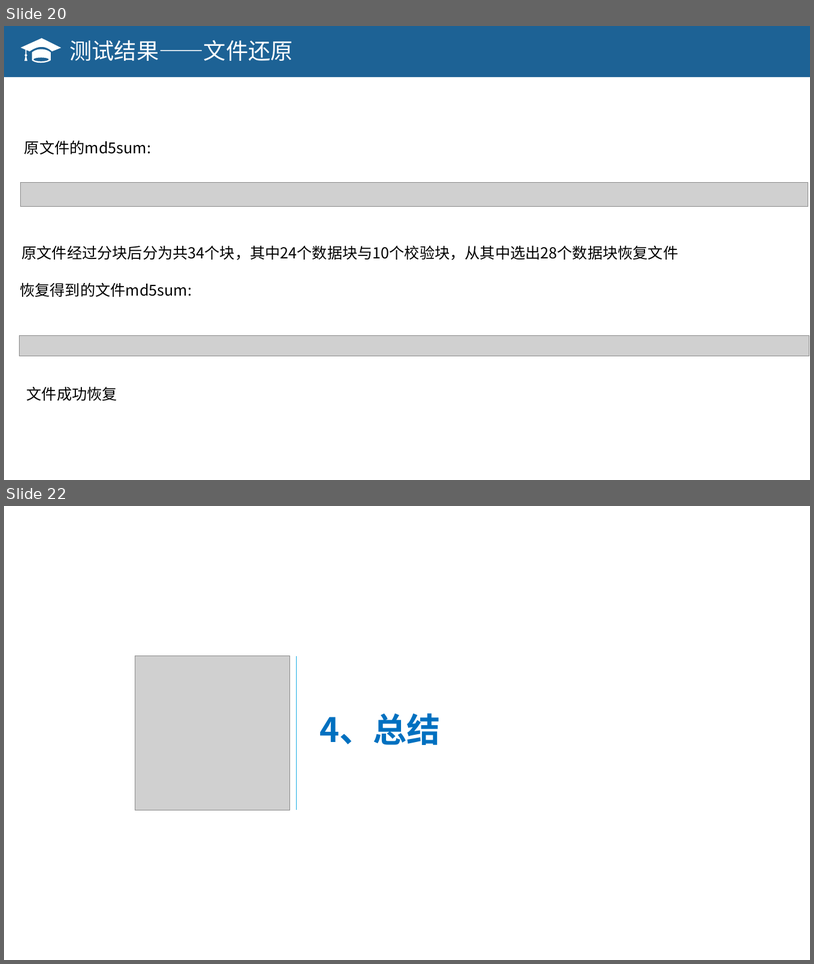
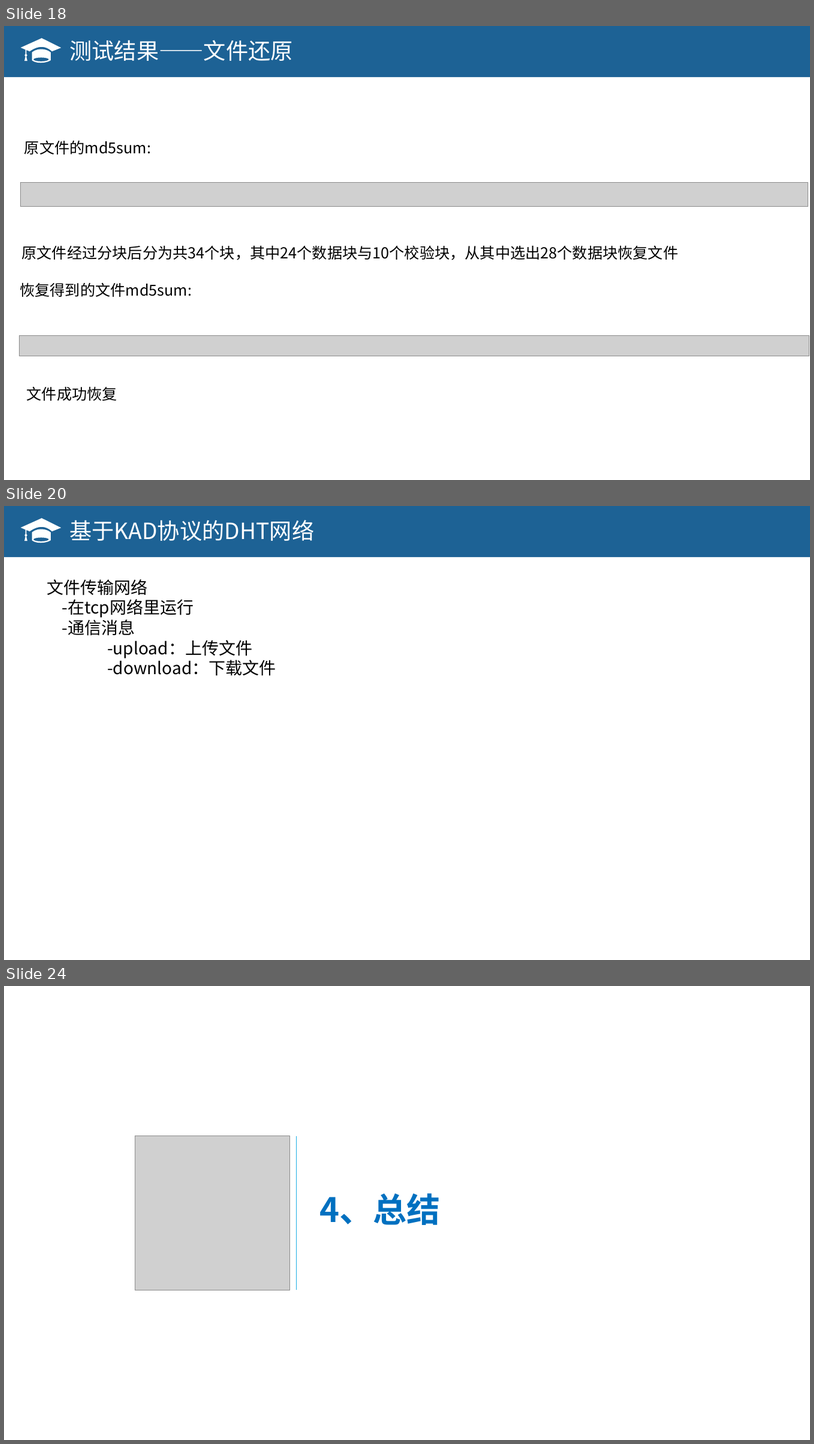
Before and after one commit to OSH-2018/X-exciting, a slide deck: new/结题报告.pptx. Shown one above the other, each under a label of ours: slides 20 and 22 before the commit, slides 18, 20 and 24 after it; the slides between them are not shown. The pictures are 814x964 and 814x1444 pixels, drawn with LibreOffice and Linux fonts; fonts in the diff are those of the drawing; grey boxes stand for pictures. Boxes give left, top, right and bottom in pixels: in the first picture for what was removed or moved away, otherwise in the second. Text is boxed around its words. In the diff, an @@ line names an element or a change of style, - is before the commit and + after.

```diff
--- a/new/结题报告.pptx
+++ b/new/结题报告.pptx
@@ slide 20 added at [4, 506, 810, 960], background #FFFFFF @@
@@ rectangle added at [4, 506, 810, 557], fill #1D6295 @@
@@ freeform shape added at [21, 518, 62, 543], fill #FFFFFF @@
@@ text added at [69, 520, 314, 541], 26.7 pt, text #FFFFFF @@
+基于KAD协议的DHT网络
@@ text added at [47, 579, 276, 676], 20 pt, text #000000 @@
+文件传输网络
+-在tcp网络里运行
+-通信消息
+-upload：上传文件
+-download：下载文件
@@ what was slide 20 is now slide 18 @@
@@ what was slide 22 is now slide 24 @@
```
Also in this commit, not shown: 11 slides changed, 6 other slides added, 4 slides removed.
